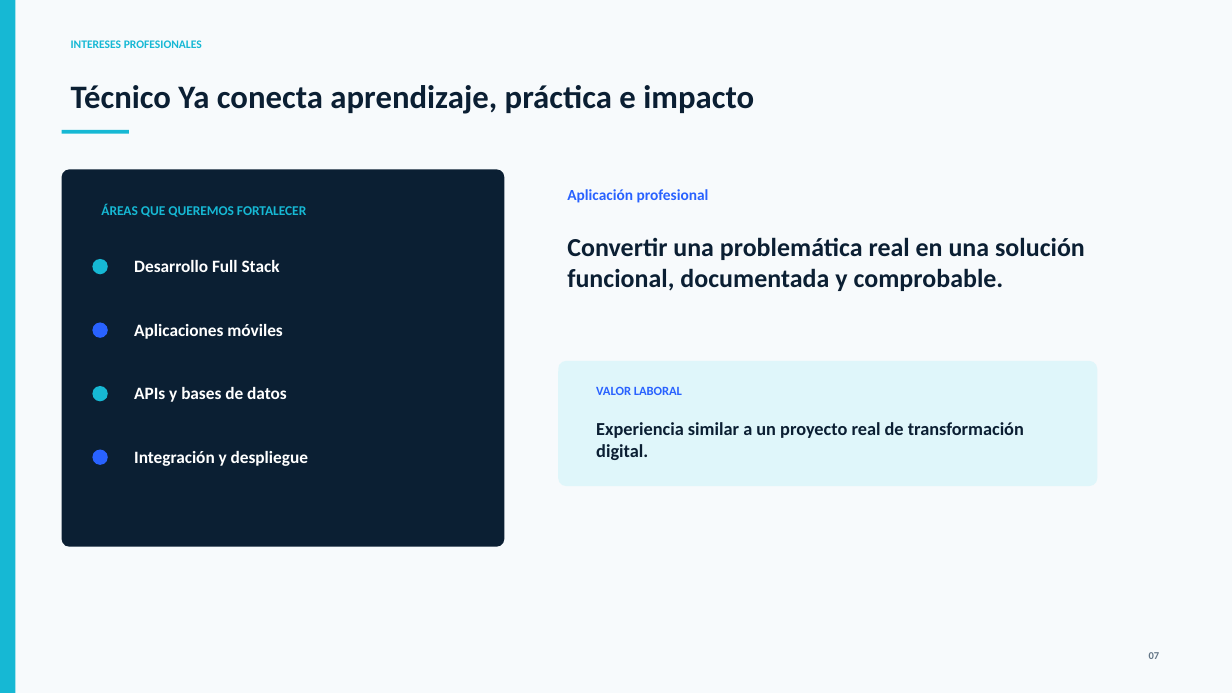
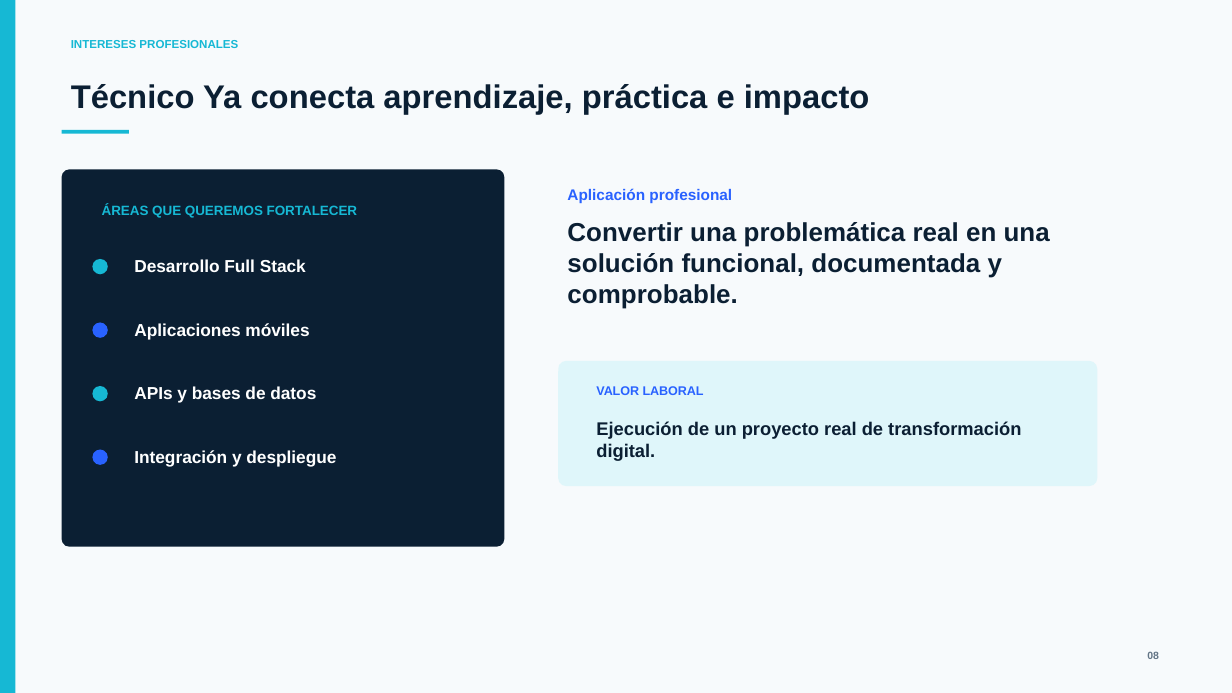
Before and after one commit to JoseHerreraNacho/CAPSTONE_011V_Grupo_2, a slide deck: slide 8 of Fase 1/Evidencias Grupales/Presentación Proyecto.pptx (slide 7 before the commit). Drawn at 1232x693 pixels with LibreOffice and Linux fonts; fonts in the diff are those of the drawing. Boxes give left, top, right and bottom in pixels: in the first picture for what was removed or moved away, otherwise in the second. Text is boxed around its words. In the diff, an @@ line names an element or a change of style, - is before the commit and + after.

```diff
--- a/Fase 1/Evidencias Grupales/Presentación Proyecto.pptx
+++ b/Fase 1/Evidencias Grupales/Presentación Proyecto.pptx
@@ font Calibri to Arial in 10 elements at (71,40,238,48), (71,84,870,115), (102,204,358,218), (134,259,306,272), (134,323,309,339), (134,386,316,403), (134,450,336,466), (567,188,732,203), (567,222,1050,309), (596,386,704,395) @@
@@ text at (596,421,1021,461): text changed; font Calibri to Arial @@
-Experiencia similar a un proyecto real de transformación digital.
+Ejecución de un proyecto real de transformación digital.
@@ text at (1147,652,1159,659): text changed; font Calibri to Arial @@
-07
+08
```
Also in this commit, not shown: 11 other slides changed, 3 slides added, 3 slides removed.
